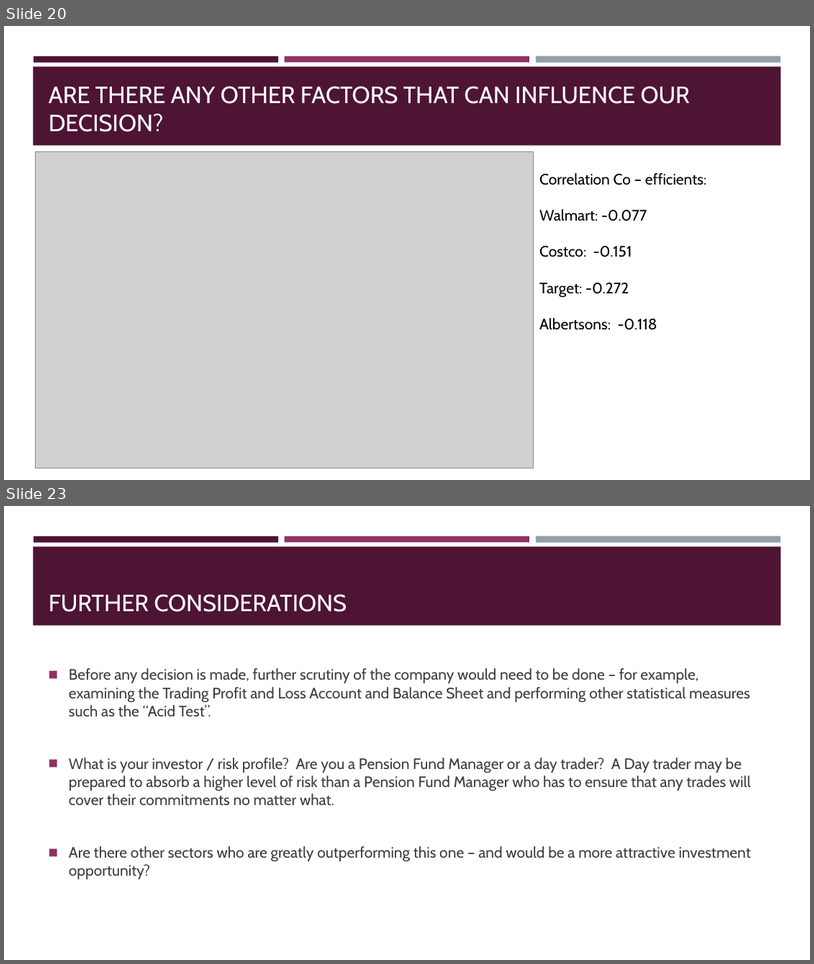
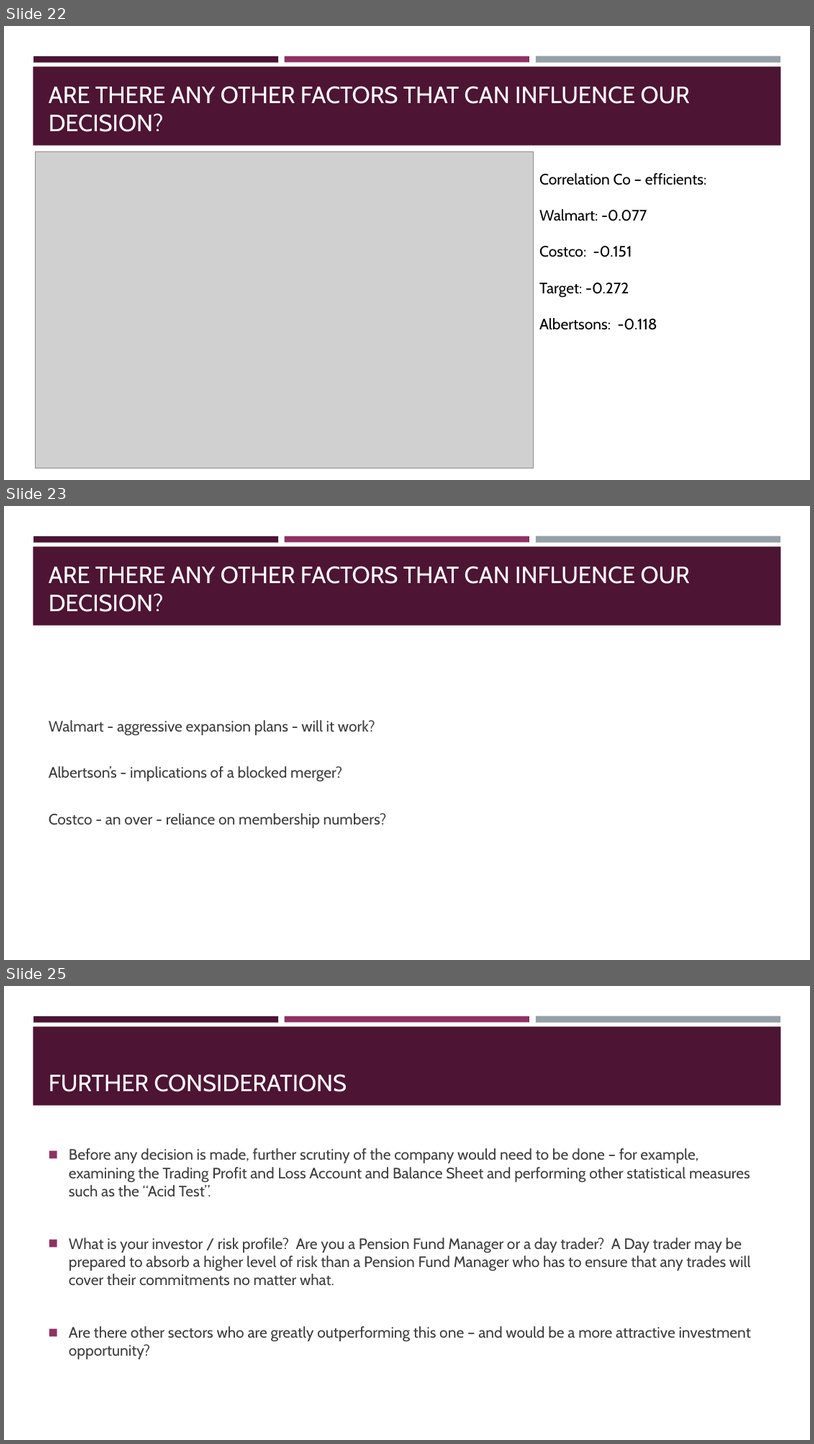
Before and after one commit to drchid1/Team-Project-Group-3---Finance-, a slide deck: presentation/Group 3 – FINANCIAL ANALYSIS.pptx. Shown one above the other, each under a label of ours: slides 20 and 23 before the commit, slides 22, 23 and 25 after it; the slides between them are not shown. The pictures are 814x964 and 814x1444 pixels, drawn with LibreOffice and Linux fonts; fonts in the diff are those of the drawing; grey boxes stand for pictures. Boxes give left, top, right and bottom in pixels: in the first picture for what was removed or moved away, otherwise in the second. Text is boxed around its words. In the diff, an @@ line names an element or a change of style, - is before the commit and + after.

```diff
--- a/presentation/Group 3 – FINANCIAL ANALYSIS.pptx
+++ b/presentation/Group 3 – FINANCIAL ANALYSIS.pptx
@@ slide 23 added at (x1=4, y1=506, x2=810, y2=960), background #FFFFFF; not listed: 4 template elements that a slide beside it also shows @@
@@ title added at (x1=49, y1=566, x2=690, y2=612), 28 pt, text #FFFFFF @@
+ARE THERE ANY OTHER FACTORS THAT CAN INFLUENCE OUR DECISION?
@@ text added at (x1=49, y1=720, x2=387, y2=828), 18 pt, text #3D3D3D @@
+Walmart - aggressive expansion plans - will it work?
+Albertson’s - implications of a blocked merger?
+Costco - an over - reliance on membership numbers?
@@ what was slide 20 is now slide 22 @@
@@ what was slide 23 is now slide 25 @@
```
Also in this commit, not shown: 1 slide changed, 1 other slide added.
